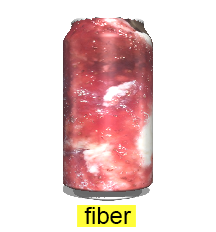
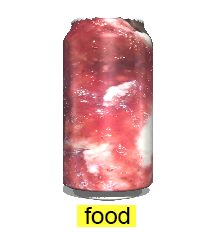
Layers edited between the first and the second 216 × 232 image:
renamed "fiber" to "food", painted on it over [91, 207, 132, 224]
